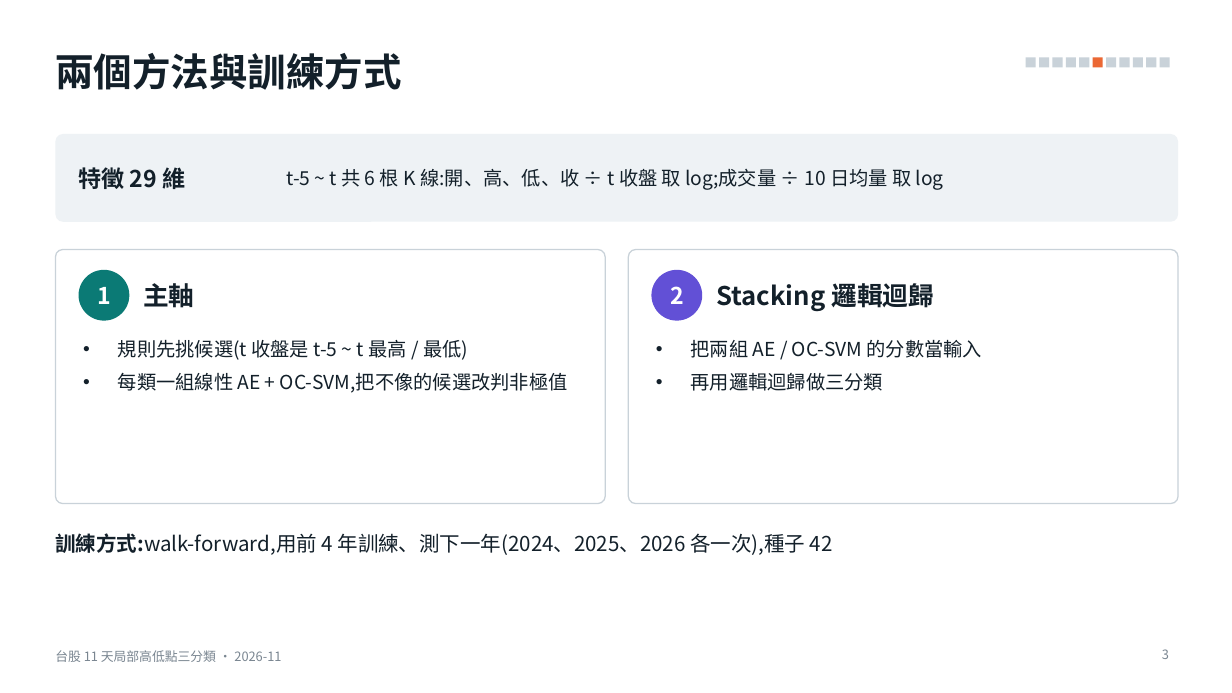
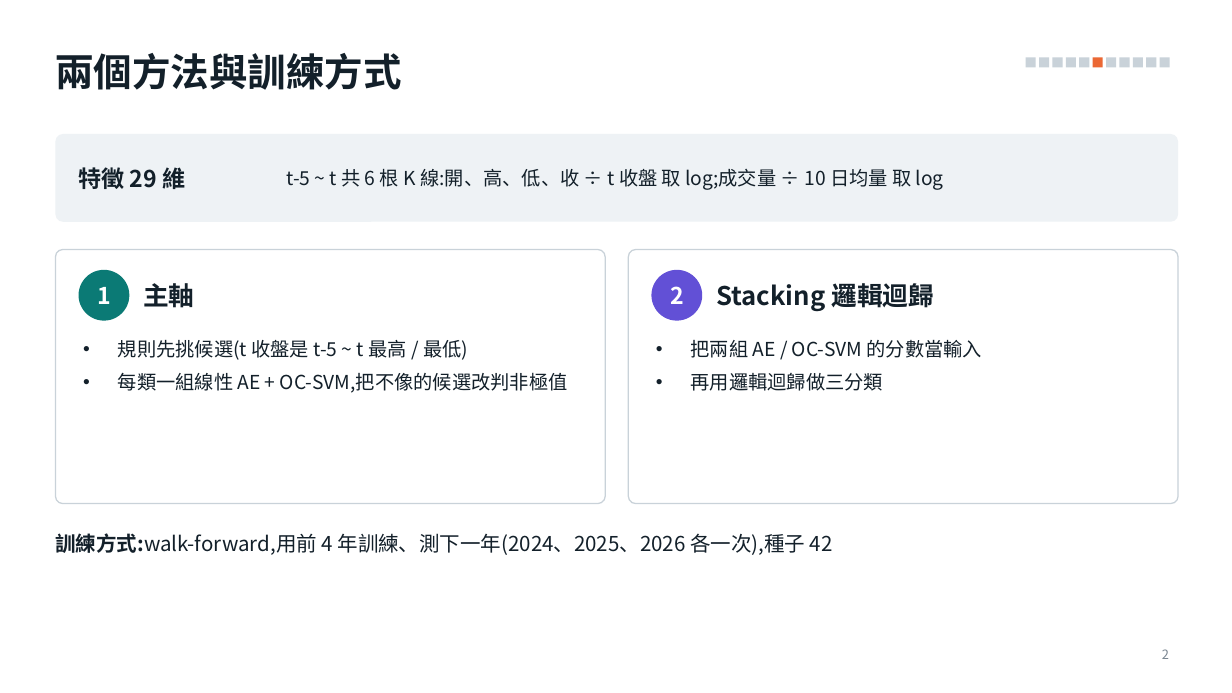
Before and after one commit to alextixu/fcukproject, a slide deck: slide 2 of method_kline_peak/report/kline_peak_report.pptx (slide 3 before the commit). Drawn at 1232x693 pixels with LibreOffice and Linux fonts; fonts in the diff are those of the drawing. Boxes give left, top, right and bottom in pixels: in the first picture for what was removed or moved away, otherwise in the second. Text is boxed around its words. In the diff, an @@ line names an element or a change of style, - is before the commit and + after.

```diff
--- a/method_kline_peak/report/kline_peak_report.pptx
+++ b/method_kline_peak/report/kline_peak_report.pptx
@@ text removed at box(55, 650, 281, 662) @@
-台股 11 天局部高低點三分類 · 2026-11
@@ page number at box(1162, 649, 1169, 659): text changed @@
-3
+2
```
Also in this commit, not shown: 4 other slides changed, 5 slides removed, 1 other file.
